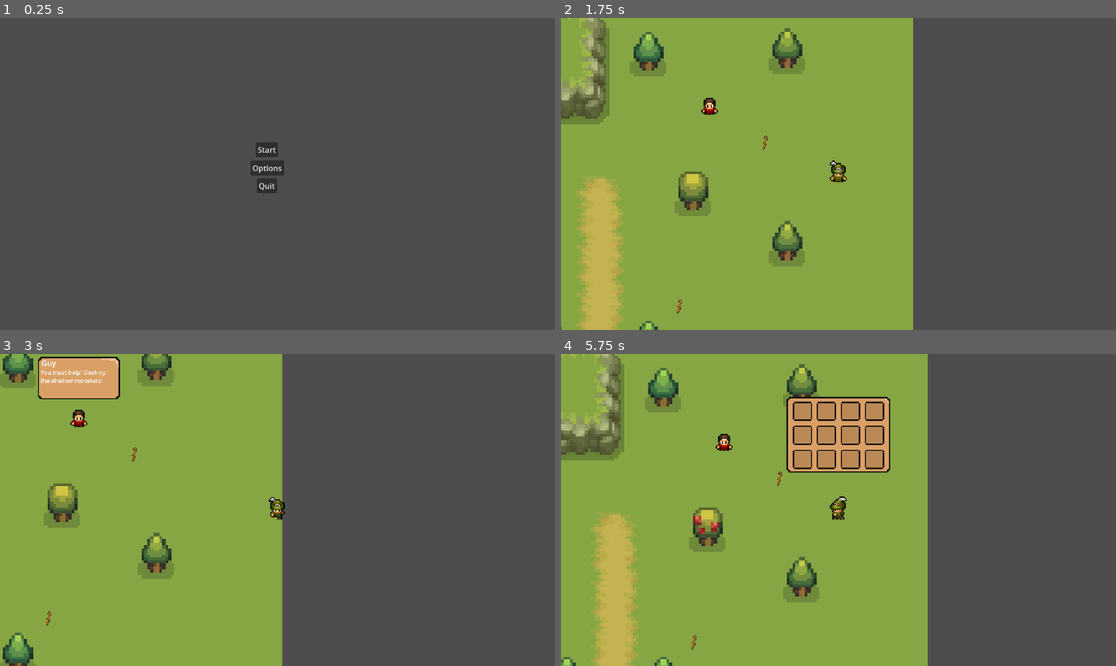
Above: before the commit, frames 1-4 (two rows, left to right).
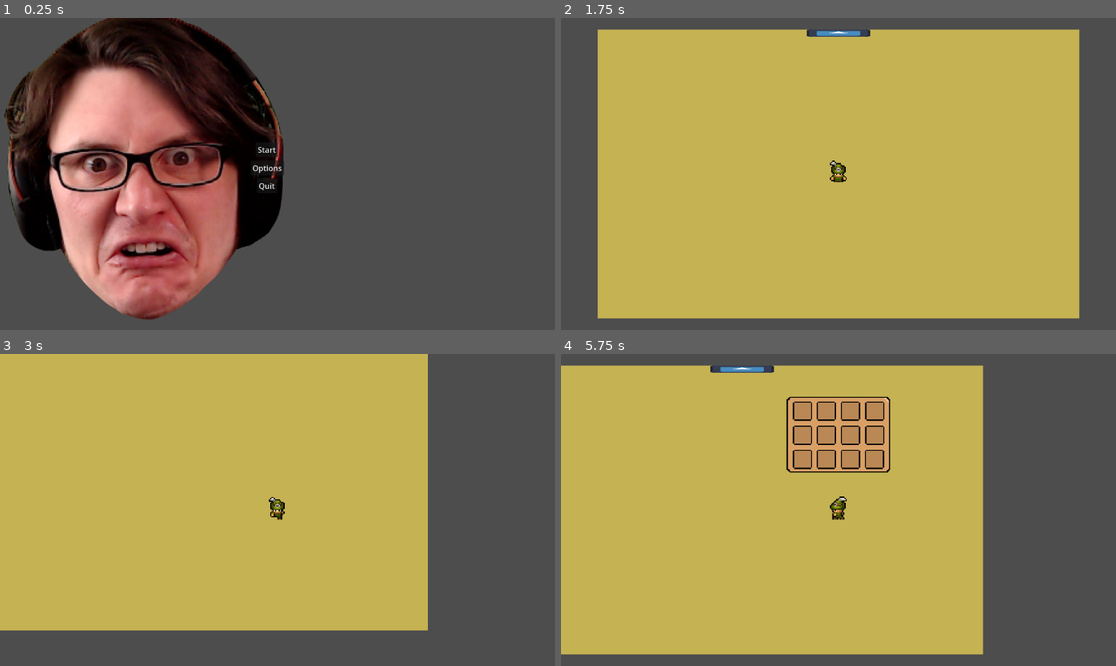
Above: after the commit, the same moments.

Repository: fusion407/GameJam_FusionGTZ
Game: Godot game, scene res://Scenes/main_menu.tscn
Same seed, same stepped clock (60 frames per second), same inputs: the game is played once before the commit and once after it. This scene is started directly instead of the project's main scene. The engine's default icon, where the game draws it, is replaced by a stand-in: a white triangle on a blue panel in a dark square.
Inputs (mouse positions are in pixels of both pictures, inside the frame that each line leads up to):
- Up to frame 1 (0.25 s): no input
- Up to frame 2 (1.75 s): click "Start" at 0.5 s; click "Start" at 1.25 s
- Up to frame 3 (3 s): tap Enter (ui_accept) at 2, 2.27 s; move the mouse to (399, 494) at 2.02 s; hold D (right) 2.03-2.78 s; hold F (chat) 2.03-2.78 s; tap E (e) at 2.3, 2.85 s; move the mouse to (166, 525) at 2.77 s; hold S (down) from 2.78 s (still down)
- Up to frame 4 (5.75 s): tap Enter (ui_accept) at 3.02, 4.52, 5.27 s; tap Tab (i) at 3.05, 3.6, 5.3 s; move the mouse to (894, 441) at 3.52 s; release S (down) at 3.53 s; hold D (right) 3.53-4.28 s; hold F (chat) 3.53-4.28 s; move the mouse to (810, 572) at 4.27 s; hold W (up) 4.28-5.03 s; tap F (chat) at 4.35 s; tap E (e) at 4.55, 5.1 s; move the mouse to (1005, 556) at 5.02 s; hold A (left) from 5.03 s (still down)

The runs differ from the first frame. In frame 1, 36% of the frame differs, in the area x 0-52%, y 0-97%; in frame 2, 89%, in the area x 0-94%, y 0-100%; in frame 3, 72%; in frame 4, 68%.

Commit message:
created a door for game to start and main menu scene

Diff:
--- a/Scenes/Game.tscn
+++ b/Scenes/Game.tscn
@@ -11,6 +11,7 @@
 [ext_resource type="PackedScene" uid="uid://h63hienpe3xb" path="res://Scenes/npc.tscn" id="8_s8afd"]
 
 [sub_resource type="TileSetAtlasSource" id="TileSetAtlasSource_4fwde"]
+resource_name = "true"
 texture = ExtResource("2_dumbc")
 texture_region_size = Vector2i(40, 40)
 0:0/0 = 0
--- a/Scenes/fade_transition.tscn
+++ b/Scenes/fade_transition.tscn
@@ -37,8 +37,11 @@
 }
 
 [node name="fade_transition" type="ColorRect"]
-offset_right = 1154.0
-offset_bottom = 649.0
+offset_left = -13043.0
+offset_top = 6048.0
+offset_right = -11889.0
+offset_bottom = 6697.0
+scale = Vector2(29.0044, -22.1151)
 color = Color(0, 0, 0, 0)
 
 [node name="AnimationPlayer" type="AnimationPlayer" parent="."]
--- a/Scenes/main_menu.tscn
+++ b/Scenes/main_menu.tscn
@@ -1,10 +1,15 @@
-[gd_scene load_steps=3 format=3 uid="uid://vs6dng2sm34i"]
+[gd_scene load_steps=4 format=3 uid="uid://vs6dng2sm34i"]
 
 [ext_resource type="Script" path="res://Scripts/main_menu.gd" id="1_aclx5"]
+[ext_resource type="Texture2D" uid="uid://b70n60or5w1c0" path="res://Art/Thor.png" id="2_cdmou"]
 [ext_resource type="PackedScene" uid="uid://c5kanos1vyxx1" path="res://Scenes/fade_transition.tscn" id="2_ioio7"]
 
 [node name="main_menu" type="Node2D"]
 script = ExtResource("1_aclx5")
+
+[node name="Thor" type="Sprite2D" parent="."]
+position = Vector2(299, 310)
+texture = ExtResource("2_cdmou")
 
 [node name="button_manager" type="Control" parent="."]
 layout_mode = 3
--- a/Scenes/start_door.gd
+++ b/Scenes/start_door.gd
@@ -16,7 +16,10 @@
 		return
 	if event.is_action_pressed("chat"):
 		print("game start?")
-		get_tree().change_scene_to_file("res://Scenes/Game.tscn")
+		$Fade_transition.show()
+		$Fade_transition/fade_timer.start()
+		$Fade_transition/AnimationPlayer.play("fade_in")
+
 
 func _on_start_game_area_body_entered(body):
 	if body.has_method("player"):
@@ -28,3 +31,8 @@
 	if body.has_method("player"):
 		playerOnDoor = false
 		print("or not.....")
+
+
+
+func _on_fade_timer_timeout():
+	get_tree().change_scene_to_file("res://Scenes/Game.tscn")
--- a/Scenes/start_door.tscn
+++ b/Scenes/start_door.tscn
@@ -1,7 +1,8 @@
-[gd_scene load_steps=5 format=3 uid="uid://l5gdu70e2x4s"]
+[gd_scene load_steps=6 format=3 uid="uid://l5gdu70e2x4s"]
 
 [ext_resource type="Texture2D" uid="uid://bqnjog31eqkxb" path="res://icon.svg" id="1_e4nh5"]
 [ext_resource type="Script" path="res://Scenes/start_door.gd" id="1_s08pp"]
+[ext_resource type="PackedScene" uid="uid://c5kanos1vyxx1" path="res://Scenes/fade_transition.tscn" id="3_8usa1"]
 
 [sub_resource type="RectangleShape2D" id="RectangleShape2D_w84p0"]
 size = Vector2(99.9998, 26.7857)
@@ -30,5 +31,10 @@
 position = Vector2(-1.58945e-06, 0)
 shape = SubResource("RectangleShape2D_ny1km")
 
+[node name="Fade_transition" parent="." instance=ExtResource("3_8usa1")]
+
+[node name="fade_timer" type="Timer" parent="Fade_transition"]
+
 [connection signal="body_entered" from="start_game_area" to="." method="_on_start_game_area_body_entered"]
 [connection signal="body_exited" from="start_game_area" to="." method="_on_start_game_area_body_exited"]
+[connection signal="timeout" from="Fade_transition/fade_timer" to="." method="_on_fade_timer_timeout"]
--- a/Scripts/main_menu.gd
+++ b/Scripts/main_menu.gd
@@ -25,6 +25,6 @@
 
 func _on_fade_timer_timeout():
 	if button_type == "start":
-		get_tree().change_scene_to_file("res://Scenes/Game.tscn")
+		get_tree().change_scene_to_file("res://Scenes/house.tscn")
 	elif button_type == "options":
-		get_tree().change_scene_to_file("res://Scenes/Game.tscn")  # change the scene to options when the options scene is created
+		get_tree().change_scene_to_file("res://Scenes/house.tscn")  # change the scene to options when the options scene is created
Binary file added: Art/Thor.png
Not shown, added: Art/Thor.png.import
